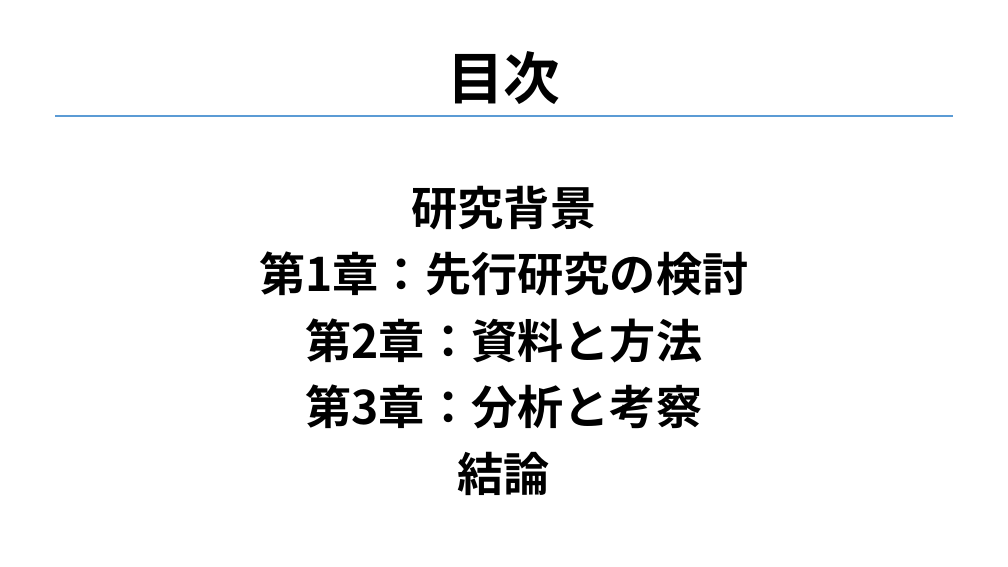
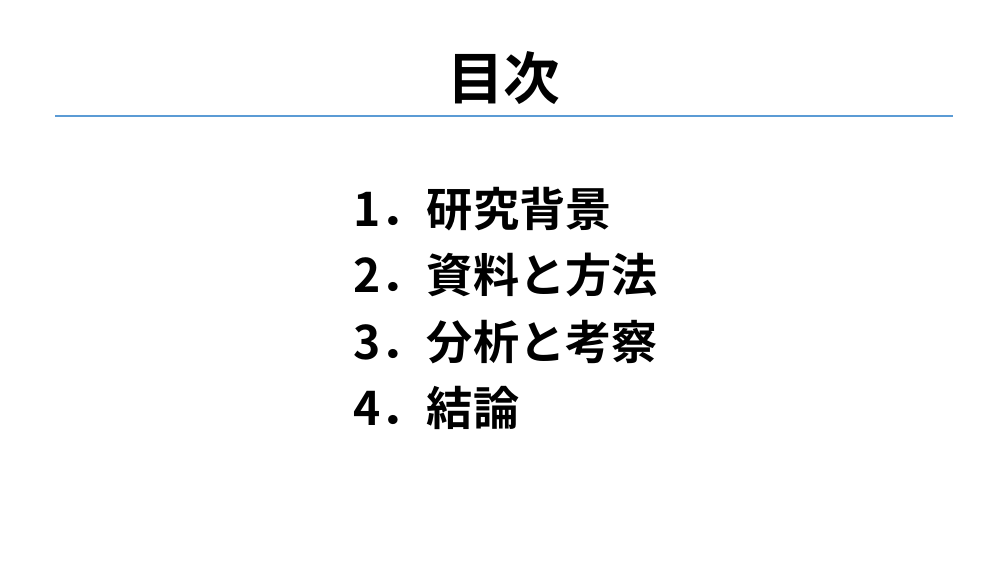
Before and after one commit to 3x3y3z3t/paper, a slide deck: slide 3 of 発表用/PPT.pptx. Drawn at 1008x567 pixels with LibreOffice and Linux fonts; fonts in the diff are those of the drawing; background and template pictures are left out. Boxes give left, top, right and bottom in pixels: in the first picture for what was removed or moved away, otherwise in the second. Text is boxed around its words. In the diff, an @@ line names an element or a change of style, - is before the commit and + after.

```diff
--- a/発表用/PPT.pptx
+++ b/発表用/PPT.pptx
@@ text at <box>353,186,657,429</box>: text changed @@
-研究背景
-第1章：先行研究の検討
-第2章：資料と方法
-第3章：分析と考察
-結論
+1．研究背景
+2．資料と方法
+3．分析と考察
+4．結論
```
Also in this commit, not shown: 15 other slides changed, 33 slides added, 3 slides removed, 1 other file.
